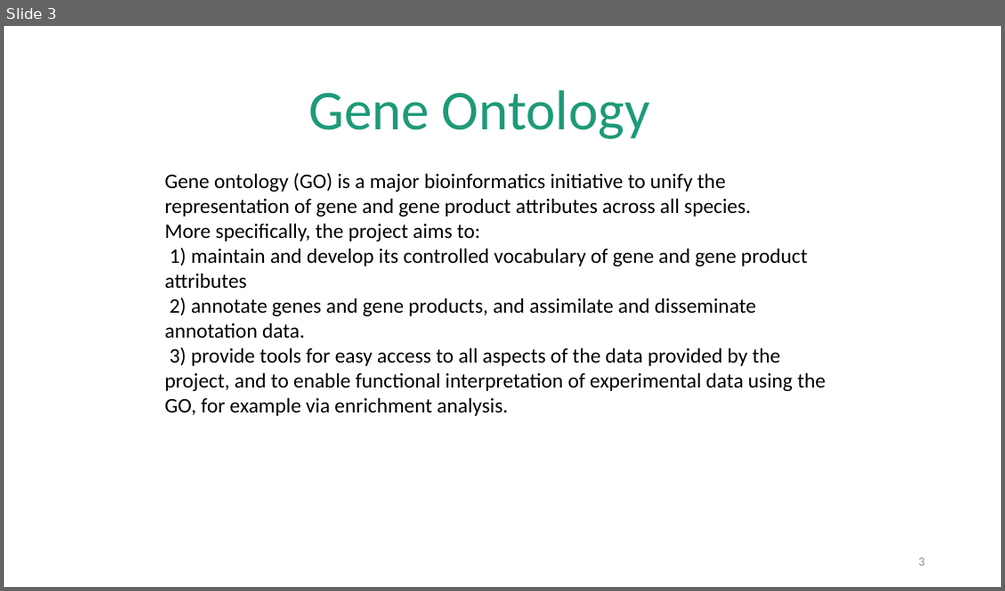
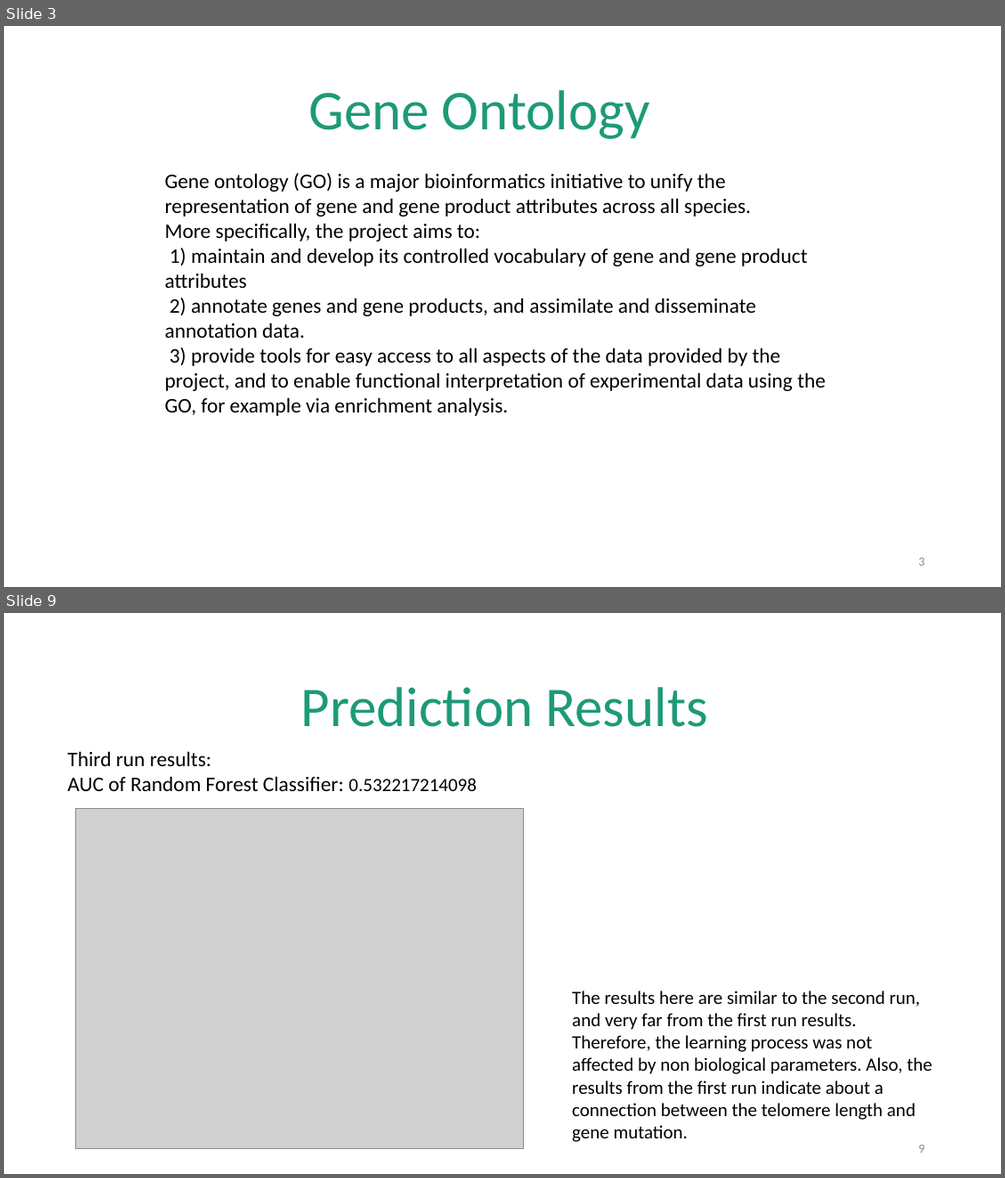
Before and after one commit to bmk1239/predict_telomere_length, a slide deck: presentation.pptx. Shown one above the other, each under a label of ours: slide 3 before the commit, slides 3 and 9 after it; the slides between them are not shown. The pictures are 1005x591 and 1005x1178 pixels, drawn with LibreOffice and Linux fonts; fonts in the diff are those of the drawing; grey boxes stand for pictures. Boxes give left, top, right and bottom in pixels: in the first picture for what was removed or moved away, otherwise in the second. Text is boxed around its words. In the diff, an @@ line names an element or a change of style, - is before the commit and + after.

```diff
--- a/presentation.pptx
+++ b/presentation.pptx
@@ slide 9 added at [4, 613, 1001, 1174], background #FFFFFF @@
@@ text added at [301, 687, 708, 727], 54 pt, text #1D9A78 @@
+Prediction Results
@@ text added at [67, 751, 476, 791], 20 pt, text #000000 @@
+Third run results:
+AUC of Random Forest Classifier: 0.532217214098
@@ picture added at [76, 808, 523, 1149] @@
@@ text added at [572, 990, 931, 1142], 18 pt, text #000000 @@
+The results here are similar to the second run, and very far from the first run results. Therefore, the learning process was not affected by non biological parameters. Also, the results from the first run indicate about a connection between the telomere length and gene mutation.
@@ page number added at [918, 1144, 924, 1152], 12 pt, text #8C8C8C @@
+9
```
Also in this commit, not shown: 4 slides changed, 1 other slide added.
